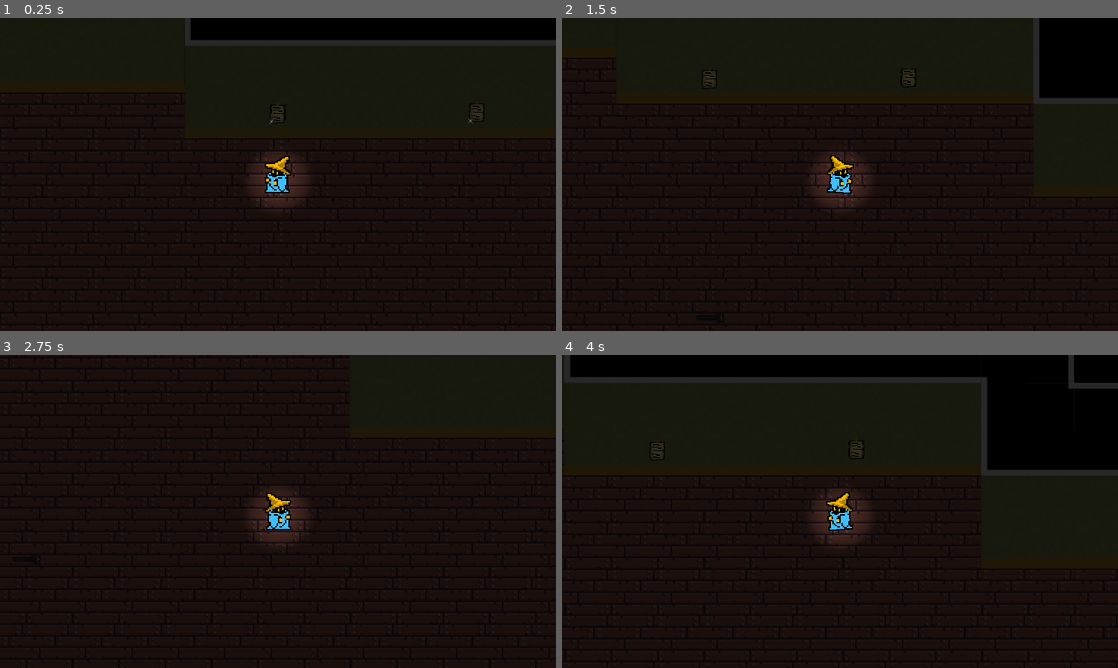
Above: before the commit, frames 1-4 (two rows, left to right).
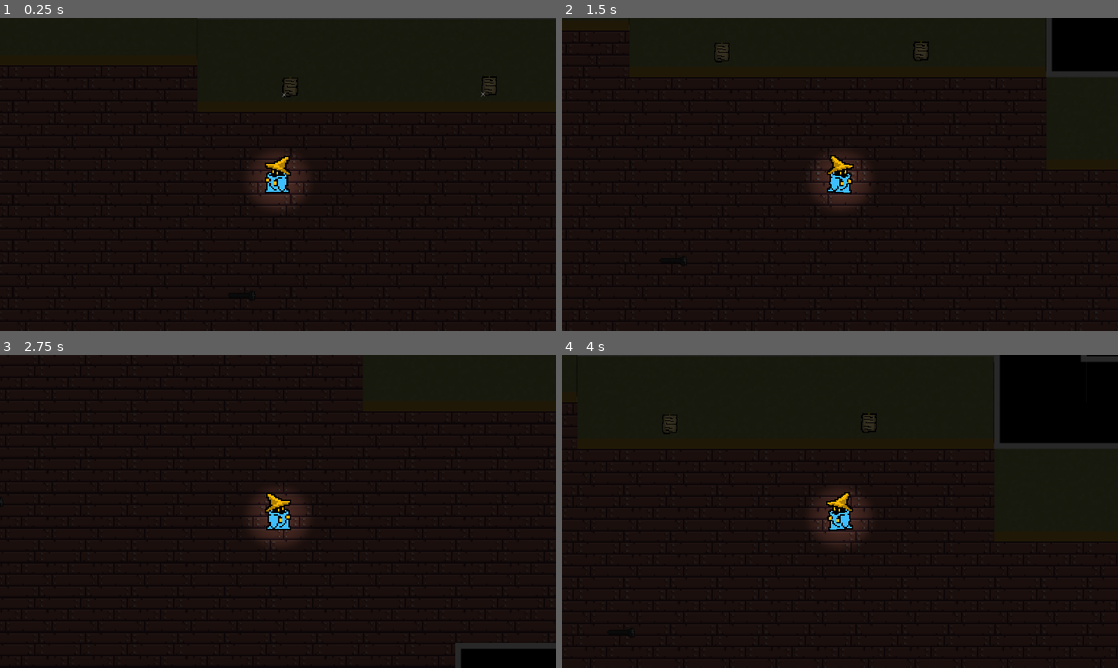
Above: after the commit, the same moments.

Repository: d-eggleston/Project-Hybrid
Game: Godot game, scene res://Scenes/Main.tscn
Same seed, same stepped clock (60 frames per second), same inputs: the game is played once before the commit and once after it.
Inputs:
- Up to frame 1 (0.25 s): no input
- Up to frame 2 (1.5 s): tap Enter (Enter) at 0.5, 0.6 s; hold Right (right) 0.53-1.28 s; tap Z (action) at 0.8, 1.35 s; hold Down (down) from 1.28 s (still down)
- Up to frame 3 (2.75 s): tap Enter (Enter) at 1.55 s; release Down (down) at 2.03 s; hold Right (right) from 2.03 s (still down); hold Alt (Alt) from 2.03 s (still down); tap Z (action) at 2.3 s
- Up to frame 4 (4 s): release Right (right) at 2.78 s; release Alt (Alt) at 2.78 s; hold Up (up) 2.78-3.53 s; tap Enter (Enter) at 2.85 s; hold Left (left) from 3.53 s (still down); tap Z (action) at 3.6 s

The runs differ from the first frame. In frame 1, 6.0% of the frame differs, in the area x 33-100%, y 0-63%; in frame 2, 2.6%; in frame 3, 1.4%; in frame 4, 10%, in the area x 0-100%, y 0-62%.

Commit message:
Added a prompt function for the action key

Diff:
--- /dev/null
+++ b/Resources/Font.tres
@@ -0,0 +1,9 @@
+[gd_resource type="DynamicFont" load_steps=2 format=2]
+
+[ext_resource path="res://Resources/Another_.ttf" type="DynamicFontData" id=1]
+
+[resource]
+size = 35
+outline_size = 1
+outline_color = Color( 0, 0, 0, 1 )
+font_data = ExtResource( 1 )
--- /dev/null
+++ b/Scenes/Action Key Icon.gd
@@ -0,0 +1,31 @@
+extends Node2D
+
+var main
+var actionKeyon = false
+var nodeArray = []
+
+# Called when the node enters the scene tree for the first time.
+func _ready():
+    visible = false
+    main = find_parent("Main")
+    get_node("TextPosition/RichTextLabel").text = InputMap.get_action_list("action")[0].as_text()
+
+func _process(delta):
+    if nodeArray.size() > 0:
+        visible = true
+    elif (visible):
+        visible = false
+
+#These functions rely on the script executing them to check visiblity,
+#otherwise it will continue to inrement/decrement every frame
+func on(node):
+    if (nodeArray.find(node.name) == -1):
+        nodeArray.push_back(node.name)
+    return
+
+func off(node):
+    if (nodeArray.find(node.name) == -1):
+        return
+    else:
+        nodeArray.erase(node.name)
+        return
--- /dev/null
+++ b/Scenes/Action Key Icon.tscn
@@ -0,0 +1,36 @@
+[gd_scene load_steps=3 format=2]
+
+[ext_resource path="res://Resources/Font.tres" type="DynamicFont" id=1]
+
+[sub_resource type="Animation" id=1]
+resource_name = "Bounce"
+length = 1.5
+loop = true
+tracks/0/type = "value"
+tracks/0/path = NodePath("TextPosition:position")
+tracks/0/interp = 2
+tracks/0/loop_wrap = true
+tracks/0/imported = false
+tracks/0/enabled = true
+tracks/0/keys = {
+"times": PoolRealArray( 0, 0.7 ),
+"transitions": PoolRealArray( 1, 2.73208 ),
+"update": 0,
+"values": [ Vector2( 0, 0 ), Vector2( 0, -5 ) ]
+}
+
+[node name="Node2D" type="Node2D"]
+
+[node name="AnimationPlayer" type="AnimationPlayer" parent="."]
+autoplay = "Bounce"
+anims/Bounce = SubResource( 1 )
+
+[node name="TextPosition" type="Node2D" parent="."]
+
+[node name="RichTextLabel" type="RichTextLabel" parent="TextPosition"]
+margin_top = -35.0
+margin_right = 9999.0
+rect_scale = Vector2( 0.902403, 0.902403 )
+rect_clip_content = false
+custom_fonts/normal_font = ExtResource( 1 )
+text = "Enter"
--- /dev/null
+++ b/Scenes/Final Ready.gd
@@ -0,0 +1,14 @@
+extends Node
+
+# Declare member variables here. Examples:
+# var a = 2
+var main
+
+# Called when the node enters the scene tree for the first time.
+func _ready():
+    main = find_parent("Main")
+    main._ready()
+
+# Called every frame. 'delta' is the elapsed time since the previous frame.
+#func _process(delta):
+#    pass
--- a/Scenes/Flashlight Item.tscn
+++ b/Scenes/Flashlight Item.tscn
@@ -1,6 +1,7 @@
-[gd_scene load_steps=4 format=2]
+[gd_scene load_steps=6 format=2]
 
-[ext_resource path="res://sprites/flashlight item.png" type="Texture" id=1]
+[ext_resource path="res://sprites/flashlight.png" type="Texture" id=1]
+[ext_resource path="res://sprites/flashlight item.png" type="Texture" id=2]
 
 [sub_resource type="OccluderPolygon2D" id=1]
 polygon = PoolVector2Array( -15, -2, 8, -2, 8, -3, 9, -3, 9, -4, 10, -4, 10, -5, 14, -5, 14, -4, 15, -4, 15, -1, 16, -1, 16, 3, 15, 3, 15, 5, 14, 5, 14, 6, 10, 6, 10, 5, 9, 5, 9, 4, 8, 4, 8, 3, -15, 3, -15, 2, -16, 2, -16, -1, -15, -1 )
@@ -8,11 +9,36 @@
 [sub_resource type="RectangleShape2D" id=2]
 extents = Vector2( 10, 3 )
 
+[sub_resource type="Animation" id=3]
+resource_name = "Flashlight Blink"
+length = 6.0
+loop = true
+tracks/0/type = "value"
+tracks/0/path = NodePath("Light2D:visible")
+tracks/0/interp = 1
+tracks/0/loop_wrap = true
+tracks/0/imported = false
+tracks/0/enabled = true
+tracks/0/keys = {
+"times": PoolRealArray( 0, 0.1, 0.3, 0.35, 0.5, 0.8, 2, 2.7, 2.75, 2.8, 2.9, 3 ),
+"transitions": PoolRealArray( 1, 1, 1, 1, 1, 1, 1, 1, 1, 1, 1, 1 ),
+"update": 1,
+"values": [ true, false, true, false, true, false, true, false, true, false, true, false ]
+}
+
 [node name="Node2D" type="StaticBody2D"]
+
+[node name="Light2D" type="Light2D" parent="."]
+light_mask = 3
+position = Vector2( 15.0461, 0.32249 )
+rotation = 1.5708
+scale = Vector2( 0.20777, 0.20777 )
+texture = ExtResource( 1 )
+energy = 1.5
 
 [node name="Sprite" type="Sprite" parent="."]
 scale = Vector2( 0.6, 0.6 )
-texture = ExtResource( 1 )
+texture = ExtResource( 2 )
 
 [node name="LightOccluder2D" type="LightOccluder2D" parent="."]
 scale = Vector2( 0.6, 0.6 )
@@ -20,3 +46,7 @@
 
 [node name="CollisionShape2D" type="CollisionShape2D" parent="."]
 shape = SubResource( 2 )
+
+[node name="AnimationPlayer" type="AnimationPlayer" parent="."]
+autoplay = "Flashlight Blink"
+"anims/Flashlight Blink" = SubResource( 3 )
--- a/Scenes/Main.tscn
+++ b/Scenes/Main.tscn
@@ -11,8 +11,10 @@
 [ext_resource path="res://sprites/flashlight.png" type="Texture" id=9]
 [ext_resource path="res://Scripts/Light2D.gd" type="Script" id=10]
 [ext_resource path="res://sprites/player glow.png" type="Texture" id=11]
-[ext_resource path="res://Scenes/Shine.tscn" type="PackedScene" id=12]
-[ext_resource path="res://Scenes/Note.tscn" type="PackedScene" id=13]
+[ext_resource path="res://Scenes/Action Key Icon.tscn" type="PackedScene" id=12]
+[ext_resource path="res://Scenes/Action Key Icon.gd" type="Script" id=13]
+[ext_resource path="res://Scenes/Shine.tscn" type="PackedScene" id=14]
+[ext_resource path="res://Scenes/Note.tscn" type="PackedScene" id=15]
 
 [sub_resource type="CanvasItemMaterial" id=1]
 
@@ -245,11 +247,11 @@
 texture = ExtResource( 6 )
 
 [node name="Flashlight Item" parent="Scene" instance=ExtResource( 7 )]
-position = Vector2( 928.524, 594.983 )
+position = Vector2( 894.637, 574.231 )
 
 [node name="Player" parent="." instance=ExtResource( 8 )]
 light_mask = 2
-position = Vector2( 928.331, 472.769 )
+position = Vector2( 919.637, 491.231 )
 
 [node name="Flashlight" type="Light2D" parent="Player"]
 visible = false
@@ -274,19 +276,23 @@
 "_edit_lock_": true
 }
 
+[node name="Action Prompt" parent="Player" instance=ExtResource( 12 )]
+position = Vector2( -186, 105 )
+script = ExtResource( 13 )
+
 [node name="No Lighting" type="Node" parent="."]
 
-[node name="Shine" parent="No Lighting" instance=ExtResource( 12 )]
+[node name="Shine" parent="No Lighting" instance=ExtResource( 14 )]
 modulate = Color( 0.815686, 0.815686, 0.815686, 1 )
 position = Vector2( 268.29, 46.994 )
 scale = Vector2( 0.3, 0.3 )
 
-[node name="Shine2" parent="No Lighting" instance=ExtResource( 12 )]
+[node name="Shine2" parent="No Lighting" instance=ExtResource( 14 )]
 modulate = Color( 0.815686, 0.815686, 0.815686, 1 )
 position = Vector2( 405.708, 46.5184 )
 scale = Vector2( 0.3, 0.3 )
 
-[node name="Note" parent="." instance=ExtResource( 13 )]
+[node name="Note" parent="." instance=ExtResource( 15 )]
 position = Vector2( 885.637, 877.573 )
 scale = Vector2( 0.6, 0.6 )
 
--- a/Scenes/Note.tscn
+++ b/Scenes/Note.tscn
@@ -1,14 +1,9 @@
-[gd_scene load_steps=6 format=2]
+[gd_scene load_steps=5 format=2]
 
 [ext_resource path="res://Scripts/Note.gd" type="Script" id=1]
 [ext_resource path="res://sprites/Note Background.png" type="Texture" id=2]
-[ext_resource path="res://Resources/Another_.ttf" type="DynamicFontData" id=3]
+[ext_resource path="res://Resources/Font.tres" type="DynamicFont" id=3]
 [ext_resource path="res://sprites/Note Overlay.png" type="Texture" id=4]
-
-[sub_resource type="DynamicFont" id=1]
-size = 25
-outline_color = Color( 0, 0, 0, 1 )
-font_data = ExtResource( 3 )
 
 [node name="Note 1" type="Node2D"]
 scale = Vector2( 1.2, 1.2 )
@@ -25,34 +20,32 @@
 [node name="Note Text" type="RichTextLabel" parent="."]
 visible = false
 light_mask = 2
-margin_left = -103.106
-margin_top = -140.764
-margin_right = 148.894
-margin_bottom = 147.236
-custom_fonts/normal_font = SubResource( 1 )
+margin_left = -126.879
+margin_top = -155.138
+margin_right = 125.121
+margin_bottom = 132.862
+custom_fonts/normal_font = ExtResource( 3 )
 custom_colors/default_color = Color( 0.372549, 0.0745098, 0.0745098, 1 )
 meta_underlined = false
 text = "
 
 
-
-			Note 1"
+		  Note 1"
 
 [node name="Note Text 2" type="RichTextLabel" parent="."]
 visible = false
 light_mask = 2
-margin_left = -103.106
-margin_top = -140.764
-margin_right = 148.894
-margin_bottom = 147.236
-custom_fonts/normal_font = SubResource( 1 )
+margin_left = -126.879
+margin_top = -154.585
+margin_right = 125.121
+margin_bottom = 133.415
+custom_fonts/normal_font = ExtResource( 3 )
 custom_colors/default_color = Color( 0.372549, 0.0745098, 0.0745098, 1 )
 meta_underlined = false
 text = "
 
 
-
-			Note 2"
+		  Note 2"
 
 [node name="Note Overlay" type="Sprite" parent="."]
 light_mask = 2
--- a/Scripts/Light2D.gd
+++ b/Scripts/Light2D.gd
@@ -4,7 +4,9 @@
 var rot = 360
 var player
 var main
+var actionPrompt
 var hasItem
+var distancetoPlayer
 var startRot
 var increment
 var loopcount
@@ -15,19 +17,29 @@
     visible = false
     hasItem = false
     main = find_parent("Main")
-    pass
+    player = get_parent()
+    actionPrompt = main.get_actionKeyIcon()
 
 func _physics_process(delta):
-    player = get_parent()
+    distancetoPlayer = main.get_flashItem().position.distance_to(player.getPos())
 
-    if (!hasItem and main.get_flashItem().position.distance_to(player.getPos()) < 5):
-        main.unload(main.get_flashItem())
-        hasItem = true
-        visible = true
+    #Code for collecting the flashlight item
+    if (!hasItem and distancetoPlayer < 18):
+        if (!actionPrompt.visible):
+            actionPrompt.on(self)
+        if Input.is_action_just_pressed("action"):
+            actionPrompt.off(self)
+            main.unload(main.get_flashItem())
+            hasItem = true
+            visible = true
+    elif (distancetoPlayer > 18):
+        actionPrompt.off(self)
 
+    #Stops the flashlight from moving if the player is frozen
     if(player.freeze_player):
         return
 
+    #Check for input and assign the corresponding target value and start rotation
     input = rad2deg(player.getVelocity().normalized().angle())
     if Input.is_action_pressed("right") or input != 0:
         target = int(input) + 180
@@ -36,6 +48,7 @@
     rotation_degrees = rot - 180 + lightOffset
     loopcount = 0
 
+    #Calculations for the flashlight's rotation
     if startRot:
         if target - rot < 180 and target - rot > 0:
             increment = true
--- a/Scripts/Main.gd
+++ b/Scripts/Main.gd
@@ -1,23 +1,31 @@
 extends Node2D
 
-var player setget , get_player
-var noteItem setget , get_noteItem
+var player
+var noteItem
+var flashItem
+var actionKeyIcon
 
-# Called when the node enters the scene tree for the first time.
 func _ready():
-    pass # Replace with function body.
+    #actionKeyIcon = find_node("Action Prompt")
+    player = find_node("Player")
+    noteItem = find_node("Notes")
+    flashItem = find_node("Flashlight Item")
 
-# Called every frame. 'delta' is the elapsed time since the previous frame.
 #func _process(delta):
-#	pass
+
 func get_player():
-    return find_node("Player")
+    return player
 
 func get_noteItem():
-    return find_node("Notes")
+    return noteItem
 
 func get_flashItem():
-    return find_node("Flashlight Item")
+    return flashItem
+
+func get_actionKeyIcon():
+    if (actionKeyIcon == null):
+        actionKeyIcon = find_node("Action Prompt")
+    return actionKeyIcon
 
 func unload(node):
     var children = node.get_children()
--- a/Scripts/Notes.gd
+++ b/Scripts/Notes.gd
@@ -4,17 +4,25 @@
 var printSpeed = 0
 var distance
 var count
+var main
+var actionPrompt
 
 # Called when the node enters the scene tree for the first time.
 func _ready():
-    pass
+    main = find_parent("Main")
+    actionPrompt = main.get_actionKeyIcon()
 
 # Called every frame. 'delta' is the elapsed time since the previous frame.
-#func _process(delta):
+func _process(delta):
+    if (findNote() != -1):
+        actionPrompt.on(self)
+
+    elif (findNote() == -1):
+        actionPrompt.off(self)
 
 func findNote() -> int:
     count = 0
-    player = find_parent("Main").get_player()
+    player = main.get_player()
     for each in get_children():
         distance = each.position.distance_to(player.position)
         if (distance < 15):
Not shown: 1 places in Scenes/Main.tscn that only renumber resources
